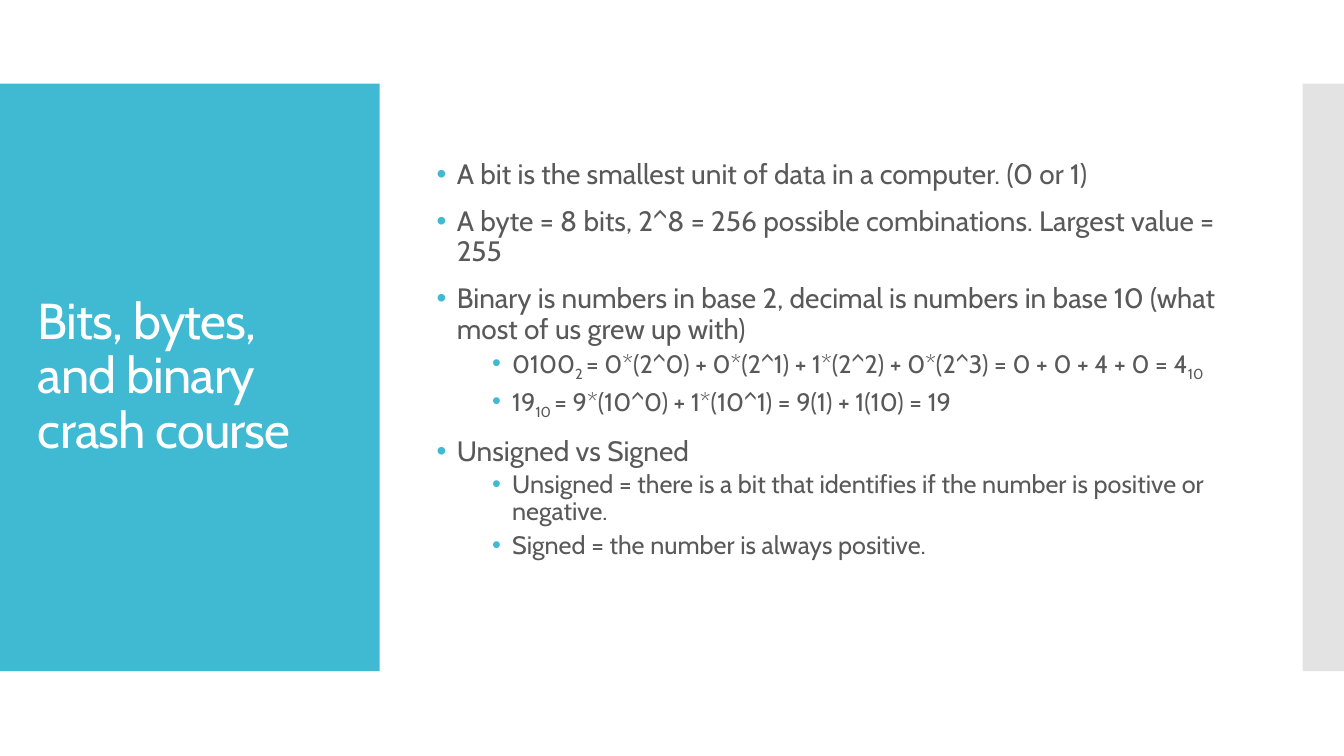
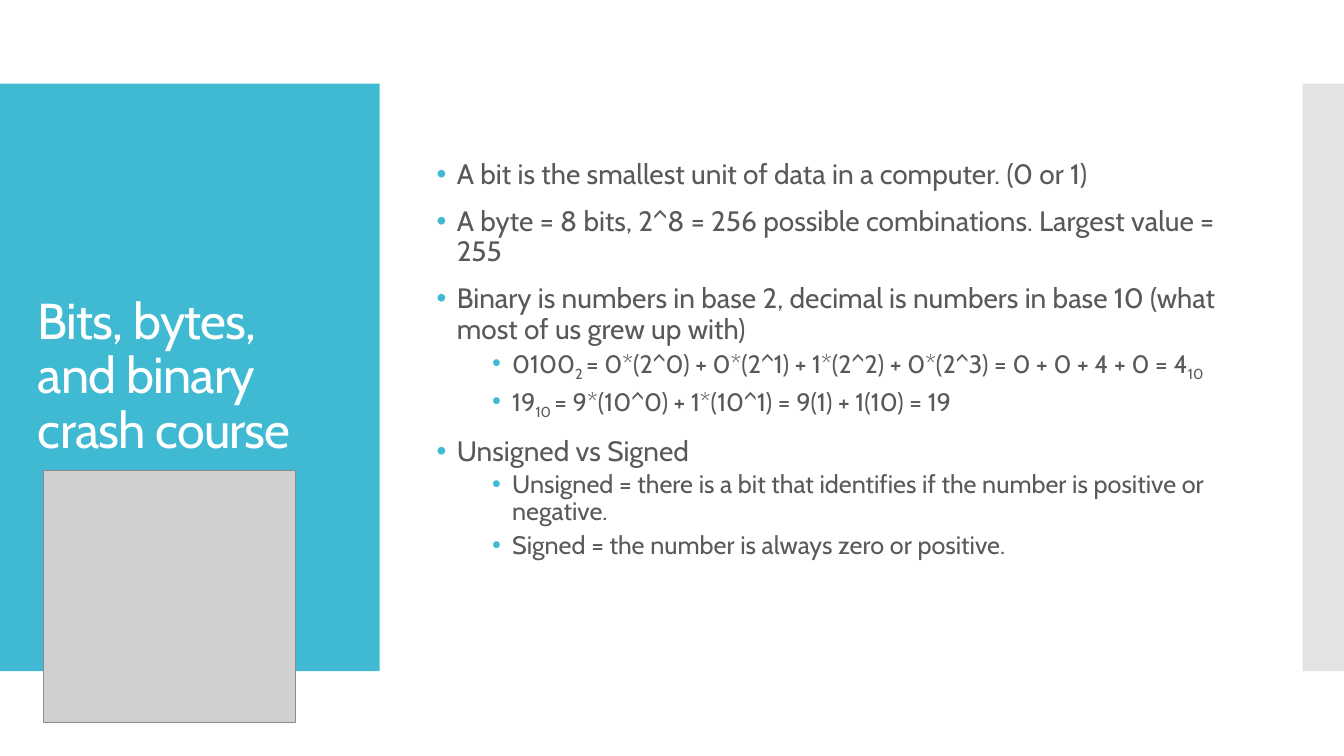
Before and after one commit to kevinlin47/Learn_Go, a slide deck: slide 2 of Data_types and variables/Datatypes_variables.pptx. Drawn at 1344x756 pixels with LibreOffice and Linux fonts; fonts in the diff are those of the drawing; grey boxes stand for pictures. Boxes give left, top, right and bottom in pixels: in the first picture for what was removed or moved away, otherwise in the second. Text is boxed around its words. In the diff, an @@ line names an element or a change of style, - is before the commit and + after.

```diff
--- a/Data_types and variables/Datatypes_variables.pptx
+++ b/Data_types and variables/Datatypes_variables.pptx
@@ picture added at (x1=43, y1=470, x2=295, y2=722) @@
@@ text at (x1=512, y1=535, x2=1006, y2=560): text changed @@
-  • Signed = the number is always positive.
+  • Signed = the number is always zero or positive.
```
Also in this commit, not shown: 3 other slides changed.
